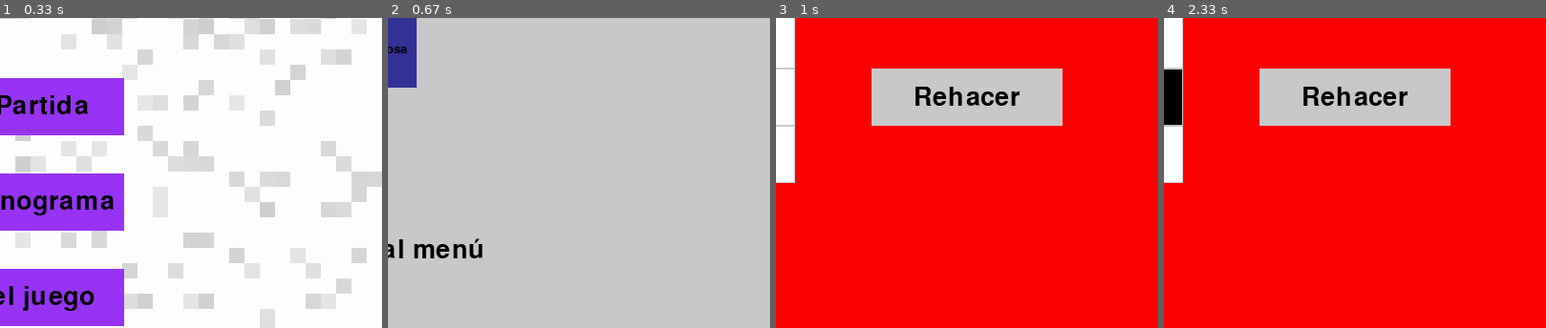
Above: before the commit, frames 1-4 (left to right).
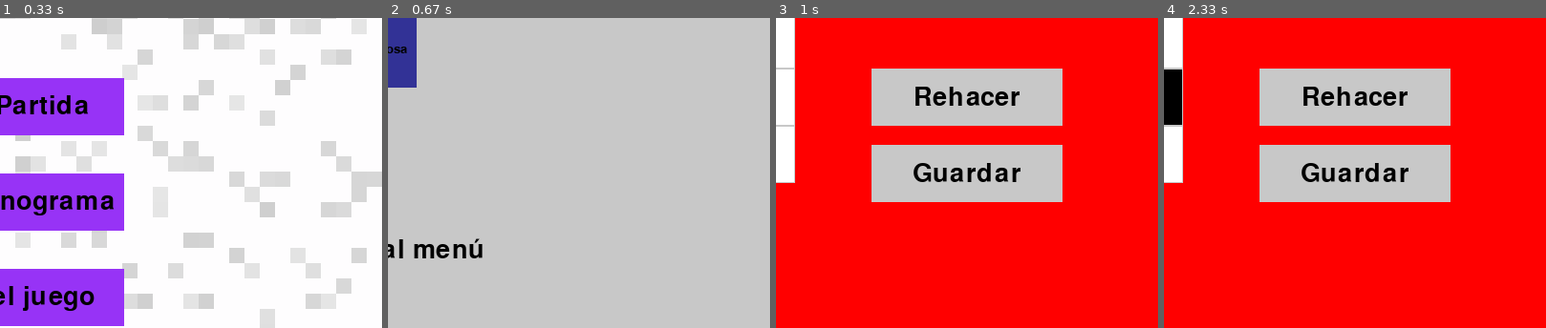
Above: after the commit, the same moments.

Repository: Diego-ipt/Pygame_nonograma
Game: pygame game, started from inicio.py
Same seed, same stepped clock (60 frames per second), same inputs: the game is played once before the commit and once after it.
Inputs (mouse positions are % of the whole screen's width and height, from its top left):
- Up to frame 1 (0.33 s): no input
- Up to frame 2 (0.67 s): click (46, 54) at 0.43 s
- Up to frame 3 (1 s): click (26, 51) at 0.72 s
- Up to frame 4 (2.33 s): click (75, 69) at 1.08 s, where only the run after the commit has a clickable "Guardar"; click (34, 48) at 1.45 s; click (26, 30) at 1.83 s; click (51, 61) at 2.23 s
The pictures show only the part of the screen within x 50-100%, y 44-94%; the shares and areas given below are measured in that part.

Frames 1-2 are identical in both runs. In frame 3, 9.2% of the frame differs, in the area x 25-75%, y 40-60%; in frame 4, 9.2%.

Commit message:
feat: se pueden guardar partidas y luego volver a seguir jugando en ellas si se desea

Diff:
--- /dev/null
+++ b/levels/Registros/8_5_base.json
@@ -0,0 +1 @@
+{"identificador": "8_5_base", "avance": [[0, 0, 0, 0, 0], [0, 1, 0, 1, 0], [0, 0, 0, 0, 0], [0, 1, 0, 1, 0], [0, 0, 0, 0, 0]]}
--- /dev/null
+++ b/nonograma_core/Logica/registros.py
@@ -0,0 +1,49 @@
+import json
+import os
+from nonograma_core.Logica.tablero_nonograma import *
+
+class Guardado:
+    def __init__(self, nombre_nivel, game, identificador):
+        self.nombre_nivel = nombre_nivel
+        self.game = game
+        self.identificador = identificador
+
+    def Save_progress(self):
+        # Ruta base calculada en función del archivo actual
+        base_dir = os.path.join("levels", "Registros")
+        test_name = self.identificador
+
+        # Crea el directorio si no existe
+        if not os.path.exists(base_dir):
+            print(f"Creando el directorio: {base_dir}")
+            os.makedirs(base_dir)
+
+        name_nivel = f"{test_name}.json"
+        file_path = os.path.join(base_dir, name_nivel)
+
+        nivel_info = {
+            "identificador": test_name,
+            "avance": self.game.board.get_matrix(),  # Call the method to get the matrix
+        }
+
+        with open(file_path, 'w') as file:
+            json.dump(nivel_info, file)
+
+
+class Search_progress():
+    def __init__(self):
+        print("Buscando progreso")
+        self.avance = None
+
+    def Search(self, identificador):
+        base_dir = os.path.join("levels", "Registros")
+        test_name = identificador
+        name_nivel = f"{test_name}.json"
+        file_path = os.path.join(base_dir, name_nivel)
+        if os.path.exists(file_path):
+            print(f"Progreso encontrado")
+            with open(file_path, 'r') as file:
+                level = json.load(file)
+                self.avance = level["avance"]
+                return level["avance"]
+        return None
--- a/nonograma_core/Logica/tablero_nonograma.py
+++ b/nonograma_core/Logica/tablero_nonograma.py
@@ -66,7 +66,7 @@
         return False
 
 class Game:
-    def __init__(self, grid_size=SettingsManager.GRID_SIZE.value, window_size=300, matriz_solucion=SettingsManager.matriz_solucion.value):
+    def __init__(self, grid_size=SettingsManager.GRID_SIZE.value, window_size=300, matriz_solucion=SettingsManager.matriz_solucion.value, identificador=None):
         pygame.init()
         self.cell_size = window_size / grid_size
         self.grid_size = grid_size
@@ -79,6 +79,7 @@
         self.won = False
         self.stack = Stack()
         self.stack_redo = Stack()
+        self.identificador = identificador
 
     def draw_text(self, text, position):
         text_surface = self.font.render(text, True, (255, 0, 0))
--- a/nonograma_core/Ventanas/VentanaElegirPartida.py
+++ b/nonograma_core/Ventanas/VentanaElegirPartida.py
@@ -4,6 +4,9 @@
 from nonograma_core.Ventanas.VentanaBase import VentanaBase
 from nonograma_core.Elementos_graficos.elementos_menus import *
 from nonograma_core.Elementos_graficos.colores import *
+from nonograma_core.Logica.registros import *
+
+
 
 def get_levels_name(carpeta_elegida):
     base_dir = os.path.join("levels", "base_levels", carpeta_elegida)
@@ -32,6 +35,37 @@
         self.indice_dificultad = 0 #para simular arreglo circular
         self.niveles = self.cargar_niveles()
         self.nombre_nivel_elegido = ""
+        self.confirmando = False #para mostrar la ventana de confirmacion
+        self.selectt = False #para confirmar si se selecciono un boton
+        self.eleccion = False   #para confirmar si se desea cargar el progreso
+        self.search = Search_progress()
+
+    def seleccion_boton(self):
+        self.selectt = True
+
+    def iniciar_ventana_confirmacion(self):
+        self.confirmando = True
+
+    def rechazo(self):
+        self.seleccion_boton()
+        self.eleccion=False
+        self.confirmando = False
+
+    def acepta(self):
+        self.seleccion_boton()
+        self.eleccion=True
+        self.confirmando = False
+
+    def ventana_confirmacion(self):
+        confirm_width, confirm_height = 350, 150
+
+        confirm_rect = pygame.Rect((ancho_pantalla // 2 - confirm_width // 2, alto_pantalla // 2 - confirm_height // 2), (confirm_width, confirm_height))
+
+        pygame.draw.rect(self.pantalla, NEGRO, confirm_rect)
+        mostrar_texto("¿desea cargar el progreso?", pygame.font.SysFont(None, 36), BLANCO, self.pantalla, ancho_pantalla // 2, alto_pantalla // 2 - 20)
+
+        boton("Sí", confirm_rect.left + 55, confirm_rect.top + 80, 80, 40, VERDE, VERDE_PRESIONADO, self.pantalla, self.acepta)
+        boton("No", confirm_rect.right - 140, confirm_rect.top + 80, 80, 40, ROJO, ROJO_PRESIONADO, self.pantalla, self.rechazo)
 
     def cambiar_dificultad(self, direccion):
         #-1 para izquierda, 1 para derecha
@@ -69,6 +103,11 @@
             y = 180 + (i // 5) * 100  # Posición en Y para cada fila
             boton(nombre, x, y, 80, 80, GRIS, AZUL_OSCURO, self.pantalla, lambda n=nombre: self.seleccionar_nivel(n), font=pygame.font.SysFont(None, 20))
 
+
+        if self.confirmando:
+            self.ventana_confirmacion()
+
+
     def seleccionar_nivel(self, nombre_nivel):
         # Encuentra el archivo correspondiente al nivel seleccionado
         index = self.niveles[0].index(nombre_nivel)
@@ -82,6 +121,22 @@
         # Crear una instancia de Game con los datos del nivel seleccionado
         grid_size = level_data['grid_size']
         matriz_solucion = level_data['diseno']
-        game = Game(grid_size=grid_size, matriz_solucion=matriz_solucion)
         self.nombre_nivel_elegido = nombre_nivel
-        self.iniciar_juego(game)
+
+        #search level selected
+        typelvl = "base" #cambiar cuando se eliga nivel personalizado
+        id= (str(level_data['nivel']) + "_" + str(level_data['grid_size'])+"_"+typelvl)
+
+        game = Game(grid_size=grid_size, matriz_solucion=matriz_solucion, identificador=id)
+        self.search.Search(id)
+
+        if(self.search.avance != None):
+            self.iniciar_ventana_confirmacion()
+            if self.selectt:
+                if self.eleccion:
+                    for row in range(grid_size):
+                        for col in range(grid_size):
+                            game.board.board[row][col].clicked = self.search.avance[row][col]
+                    self.iniciar_juego(game)
+        else:
+            self.iniciar_juego(game)
--- a/nonograma_core/Ventanas/VentanaNonogramaGame.py
+++ b/nonograma_core/Ventanas/VentanaNonogramaGame.py
@@ -1,10 +1,13 @@
 import pygame
 import time
+import json
+import os
 from nonograma_core.Elementos_graficos.elementos_menus import *
 from nonograma_core.Elementos_graficos.colores import *
 from nonograma_core.Logica.tablero_nonograma import *
 from nonograma_core.Logica.nonograma_numeros import *
 from nonograma_core.Ventanas.VentanaBase import *
+from nonograma_core.Logica.registros import *
 from nonograma_core.Elementos_graficos.AssetManager import AssetManager
 
 
@@ -14,6 +17,7 @@
         self.game = game
         self.nombre_nivel = nombre_nivel
         self.running = True
+        self.registro= Guardado(nombre_nivel, game, game.identificador)
 
     # En el bucle principal del juego
     def dibujar(self):
@@ -59,6 +63,7 @@
               lambda: self.cambiar_ventana('menu_principal'))
         boton("Deshacer", 500, 220, 200, 60, GRIS, AZUL_OSCURO, pantalla, self.game.deshacer)
         boton("Rehacer", 500, 340, 200, 60, GRIS, AZUL_OSCURO, pantalla, self.game.rehacer)
+        boton("Guardar", 500, 420, 200, 60, GRIS, AZUL_OSCURO, pantalla, self.registro.Save_progress)
 
         if self.game.run(pantalla, *game_position, pygame.event.get()):
             self.game.running = False
